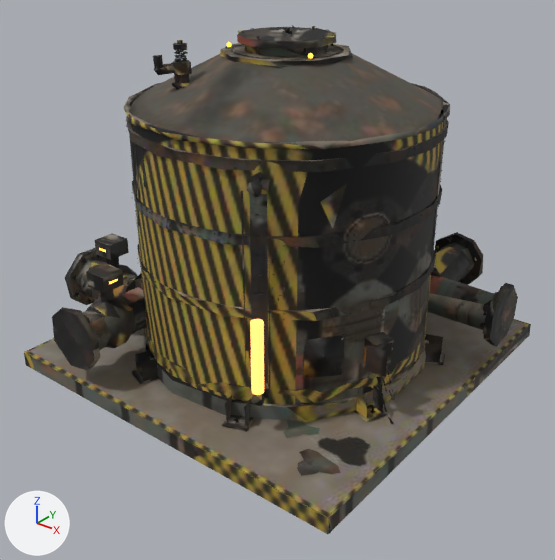
An edit to the glTF model jogo/assets/modelos/energia/tanque.glb, drawn before and after from the same camera.
The view is the same before and after, from a 50 mm lens placed at (2.24, -2.87, 2.19), pointed at (0.07, -0.16, 0.51). Every picture has the same lights, and +X, +Y and +Z are marked at lower left. The picture after the commit comes second. Where no turn or scale is listed for an object, it has been applied to the vertices. Vertices at exactly the same position are counted once.

In view in the first picture: 'nivel_seiva', 'tanque_corpo' and 2 more.
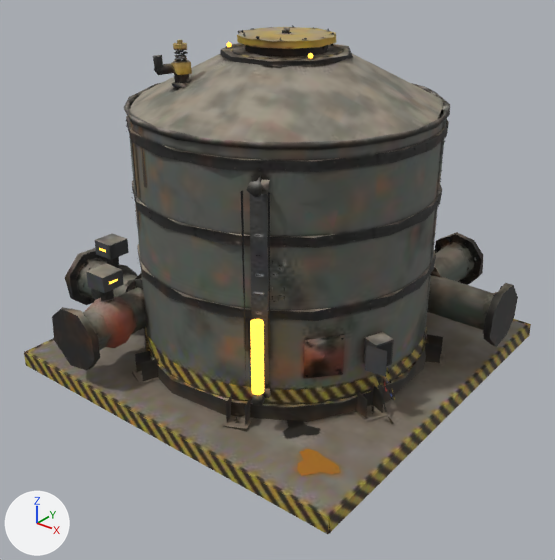
The change in detail:
me_nivel_seiva has 40 vertices, 76 faces and spans x -0.028..0.028, y -0.028..0.028, z 0.0..0.343.
me_nivel_seiva no longer uses material mat_p_fogo_002 (orange #ffaa59, glowing orange #ffaa59).
me_nivel_seiva gains material mat_p_fogo (orange #ffbc3f, glowing orange #ffbc3f).
me_poca_pingo_004 is used by ob_tanque_corpo; location (-4.5, -3.5, 0.0).
me_poca_pingo_004 had 2993 vertices, 2372 faces and spanned x 3.5..5.5, y 2.5..4.5, z 0.0..1.7.
me_poca_pingo_004 now has 2993 vertices, 2373 faces and spans x 3.5..5.5, y 2.5..4.5, z 0.0..1.7.
me_poca_pingo_004 part 1: 159 of 2993 vertices moved; they spanned x 3.76..5.5, y 2.73..4.5, z 0.08..1.69 and now span x 3.76..5.5, y 2.5..4.5, z 0.08..1.69; mean shift (-0.03, -0.02, 0.0); largest move (3.79, 3.7, 1.36) -> (5.04, 2.99, 1.36).
me_poca_pingo_004 part 2: 105 of 2993 vertices moved; they spanned x 3.5..4.5, y 2.5..3.15, z 0.19..0.94 and now span x 3.5..5.14, y 2.5..4.05, z 0.19..1.23; mean shift (0.03, 0.02, 0.01); largest move (3.89, 2.95, 0.45) -> (4.96, 4.05, 0.49).
me_poca_pingo_004 part 3: 1956 kept faces spanning x 3.5..5.5, y 2.5..4.5, z 0.0..1.7 get new texture (UV) coordinates.
Other edits to the shape of me_poca_pingo_004 do not show in these pictures.

Pixel boxes (x1, y1, x2, y2) of what changed, in the pictures (555 x 560 px; the box of a moved part takes in the faces that stretch with it):
'nivel_seiva', recoloured: (250, 319, 264, 395) in both
part 1 of me_poca_pingo_004, moved or reshaped: before (129, 26, 487, 406); after (54, 28, 486, 406)
part 2 of me_poca_pingo_004, moved or reshaped: before (54, 257, 182, 370); after (77, 181, 435, 379)
part 3 of me_poca_pingo_004, surface changed: (24, 26, 531, 534) in both
